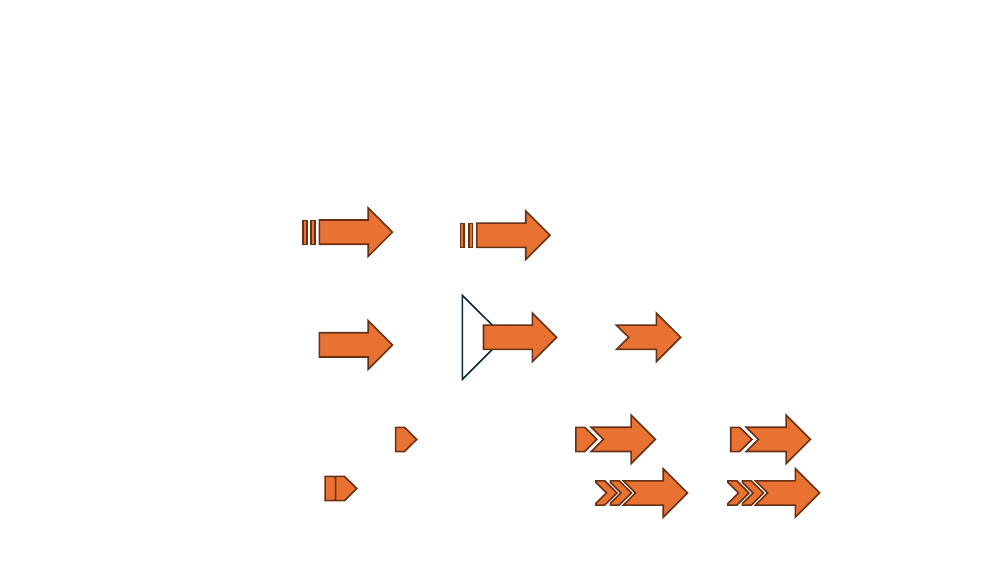
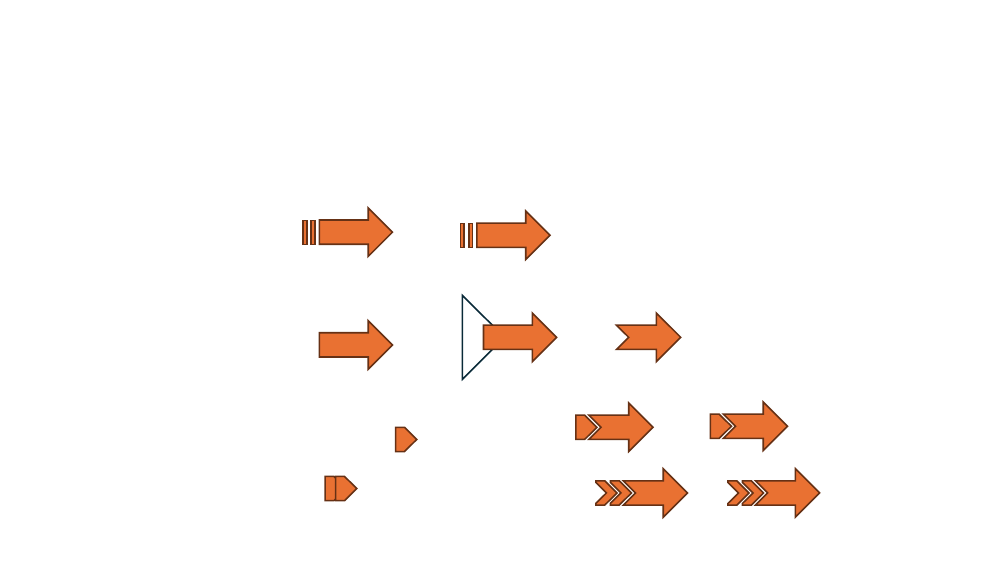
Before and after one commit to lynnkyle/Draw, a slide deck: slide 15 of 科研作图.pptx. Drawn at 1008x567 pixels with LibreOffice and Linux fonts; fonts in the diff are those of the drawing. Boxes give left, top, right and bottom in pixels: in the first picture for what was removed or moved away, otherwise in the second. Text is boxed around its words. In the diff, an @@ line names an element or a change of style, - is before the commit and + after.

```diff
--- a/科研作图.pptx
+++ b/科研作图.pptx
@@ freeform shape: place and size @@
-freeform shape at box(576, 427, 597, 451)
+freeform shape at box(576, 415, 597, 439)
@@ freeform shape: place and size @@
-freeform shape at box(591, 415, 656, 464)
+freeform shape at box(589, 403, 653, 451)
@@ freeform shape: place and size @@
-freeform shape at box(731, 427, 752, 451)
+freeform shape at box(711, 414, 732, 439)
@@ freeform shape: place and size @@
-freeform shape at box(746, 415, 811, 464)
+freeform shape at box(724, 402, 788, 451)
```
Also in this commit, not shown: 4 other slides changed, 4 slides added, 2 slides removed, 1 other file.
